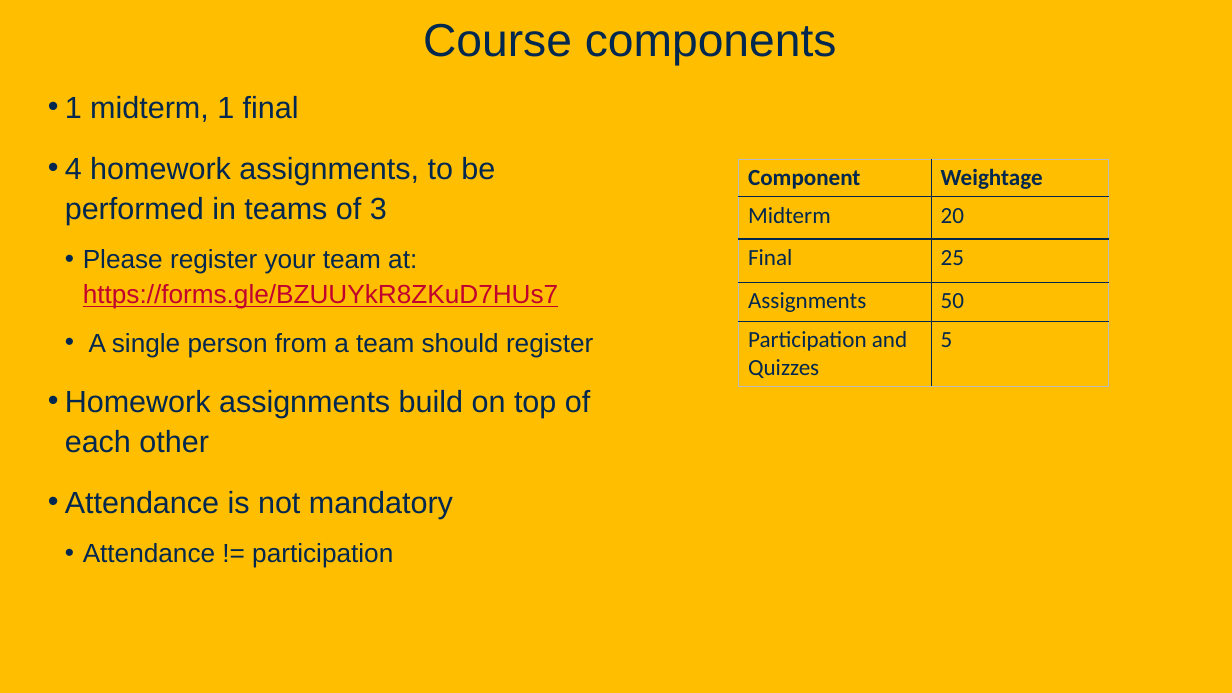
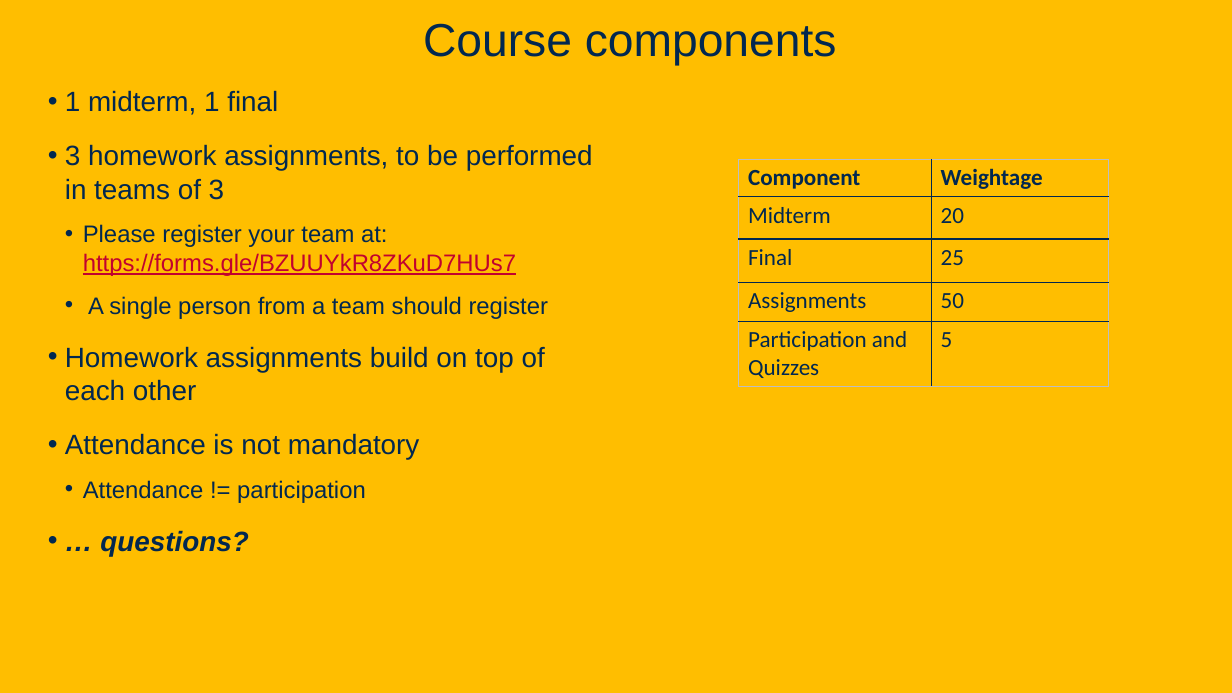
Before and after one commit to davsec-teaching/ecs160-f25, a slide deck: slide 6 of slides/1_logistics_and_course_introduction.pptx. Drawn at 1232x693 pixels with LibreOffice and Linux fonts; fonts in the diff are those of the drawing; background and template pictures are left out. Boxes give left, top, right and bottom in pixels: in the first picture for what was removed or moved away, otherwise in the second. Text is boxed around its words. In the diff, an @@ line names an element or a change of style, - is before the commit and + after.

```diff
--- a/slides/1_logistics_and_course_introduction.pptx
+++ b/slides/1_logistics_and_course_introduction.pptx
@@ text at (65, 90, 549, 503): size 23.8 to 21.7 pt in "1 midterm, 1 final", "Homework assignments build on top of each ...", "Attendance is not mandatory"; size 20.4 to 18.6 pt in "Please register your team at: https://forms.gle/BZUUYkR8ZKuD ...", "A single person from a team should ...", "Attendance != participation"; line spacing 1.1 to 1 @@
@@ text at (65, 144, 593, 200): text changed; size 23.8 to 21.7 pt @@
-• 4 homework assignments, to be performed in teams of 3
+• 3 homework assignments, to be performed in teams of 3
@@ text at (100, 530, 248, 556): paragraph added @@
+• … questions?
```
Also in this commit, not shown: 1 other slide changed.
